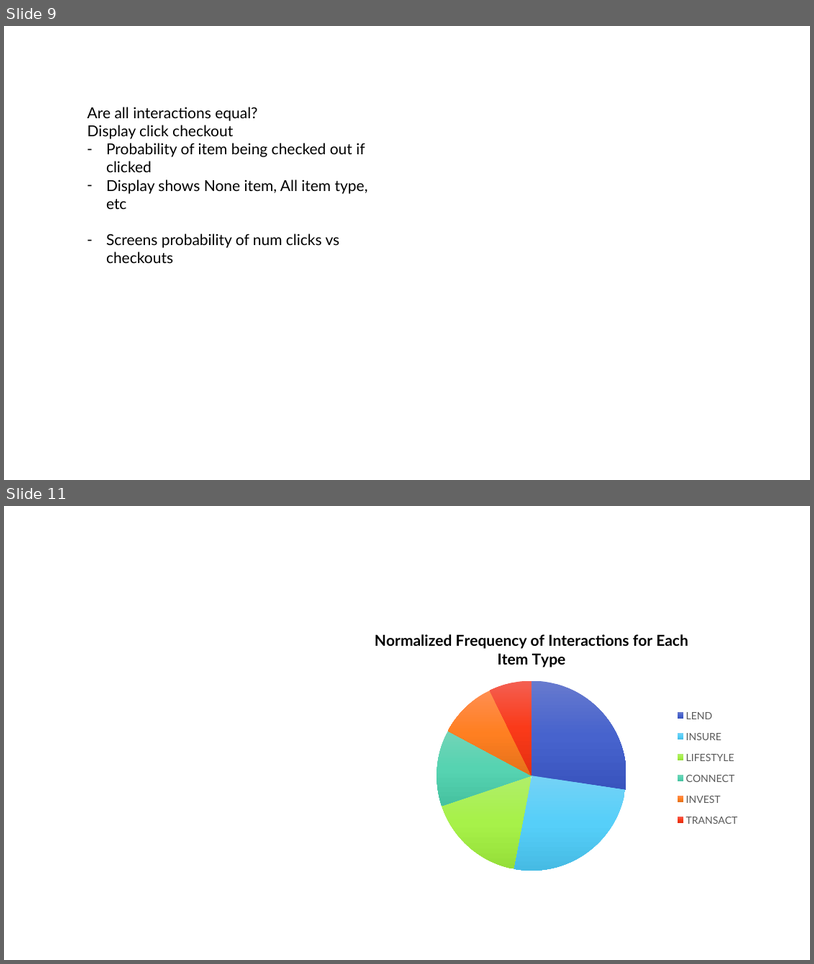
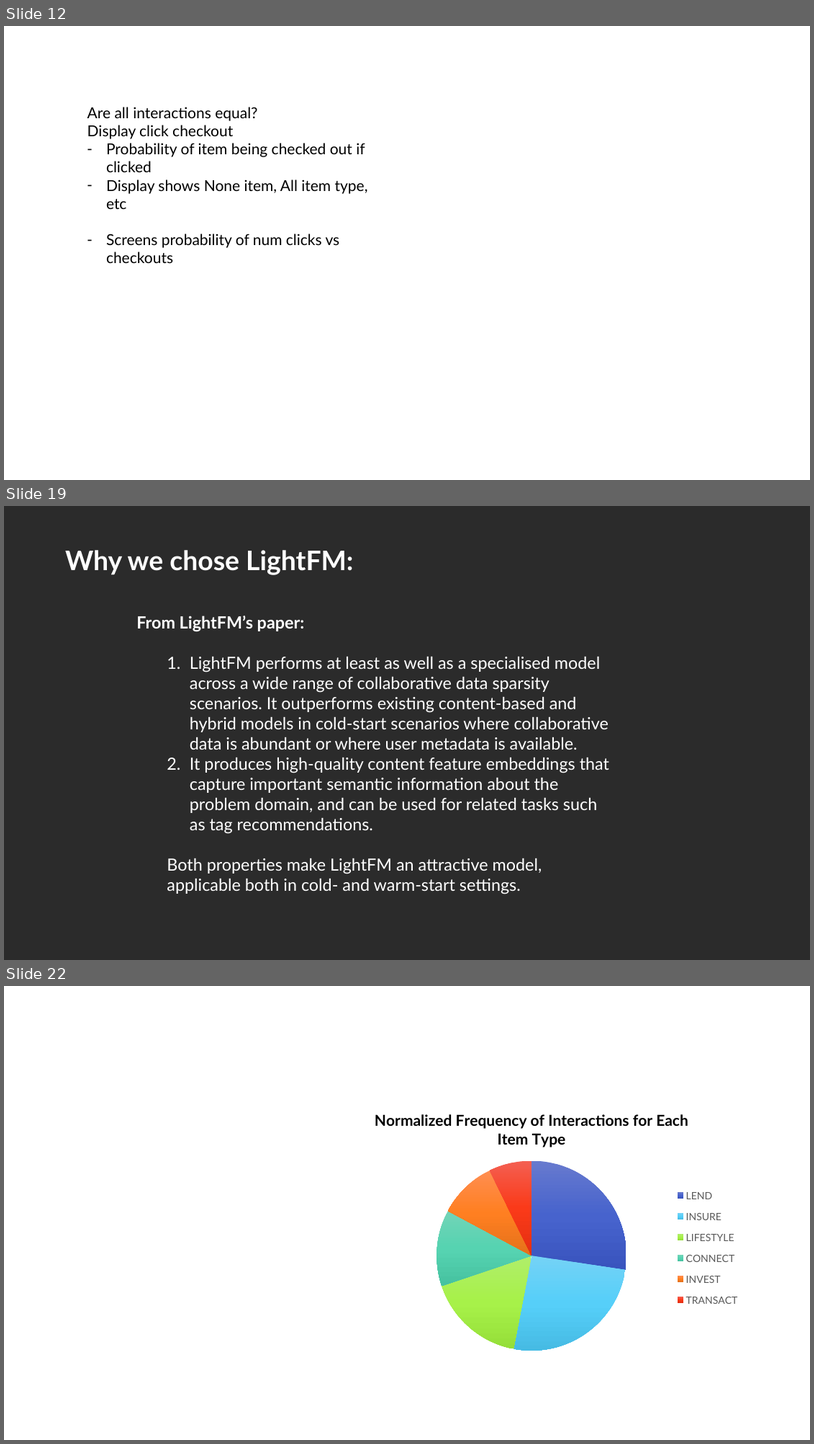
Before and after one commit to lizesteyn/FNBdataquest, a slide deck: Presentation1.pptx. Shown one above the other, each under a label of ours: slides 9 and 11 before the commit, slides 12, 19 and 22 after it; the slides between them are not shown. The pictures are 814x964 and 814x1444 pixels, drawn with LibreOffice and Linux fonts; fonts in the diff are those of the drawing; background and template pictures are left out; a plain dark background stands for a picture behind light text. Boxes give left, top, right and bottom in pixels: in the first picture for what was removed or moved away, otherwise in the second. Text is boxed around its words. In the diff, an @@ line names an element or a change of style, - is before the commit and + after.

Commit message:
presentation lightFM

```diff
--- a/Presentation1.pptx
+++ b/Presentation1.pptx
@@ slide 19 added at (4,506,810,960), background picture (left out) @@
@@ text added at (65,550,353,575), 32 pt, text #FFFFFF, bold @@
+Why we chose LightFM:
@@ text added at (136,615,610,894), 20 pt, text #FFFFFF @@
+From LightFM’s paper:
+  1. LightFM performs at least as well as a specialised model across a wide range of collaborative data sparsity scenarios. It outperforms existing content-based and hybrid models in cold-start scenarios where collaborative data is abundant or where user metadata is available.
+  2. It produces high-quality content feature embeddings that capture important semantic information about the problem domain, and can be used for related tasks such as tag recommendations.
+  Both properties make LightFM an attractive model, applicable both in cold- and warm-start settings.
@@ what was slide 9 is now slide 12 @@
@@ what was slide 11 is now slide 22 @@
```
Also in this commit, not shown: 7 slides changed, 12 other slides added, 4 slides removed, 3 other files.
